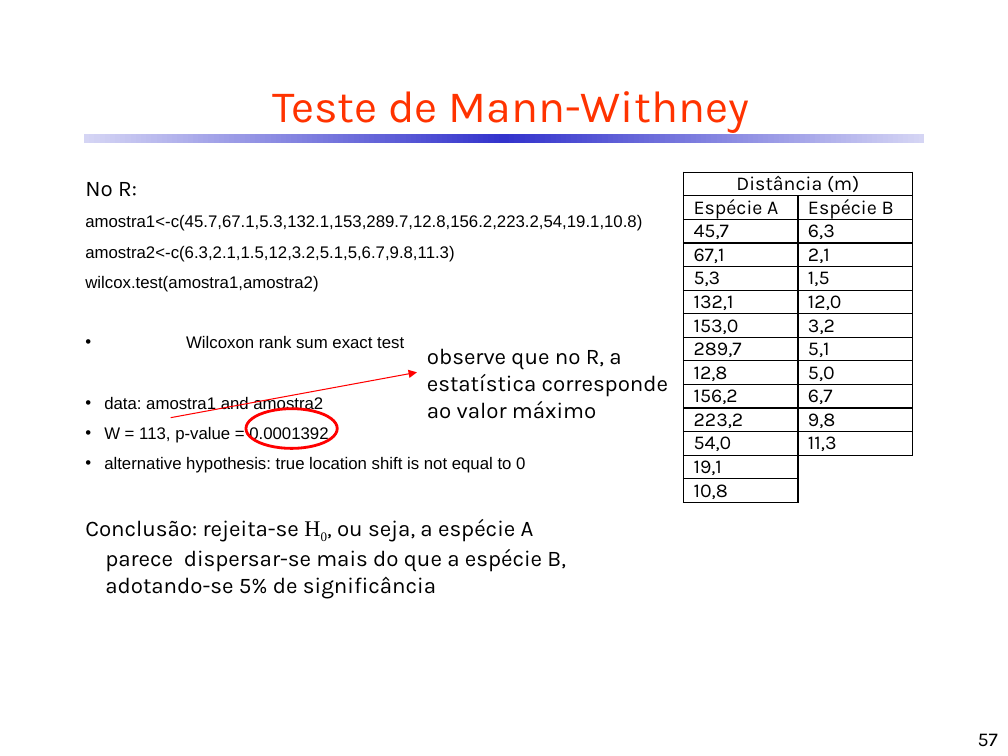
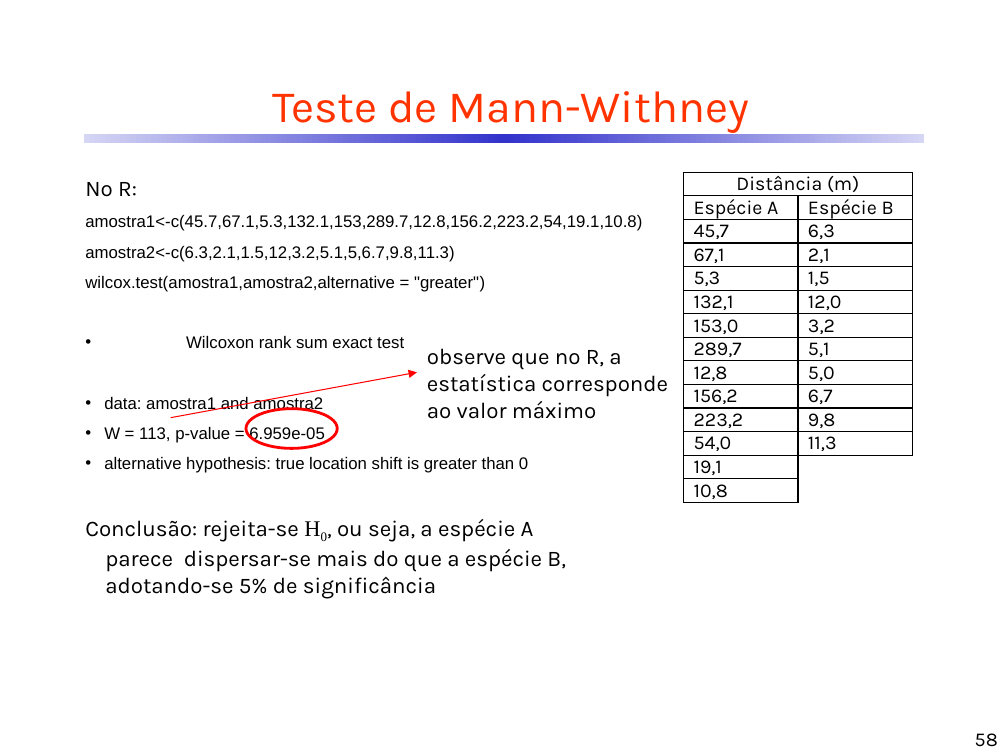
Before and after one commit to CDRenno/Estatistica, a slide deck: slide 58 of ppt/14EstNaoParam.pptx (slide 57 before the commit). Drawn at 1008x756 pixels with LibreOffice and Linux fonts; fonts in the diff are those of the drawing. Boxes give left, top, right and bottom in pixels: in the first picture for what was removed or moved away, otherwise in the second. Text is boxed around its words. In the diff, an @@ line names an element or a change of style, - is before the commit and + after.

```diff
--- a/ppt/14EstNaoParam.pptx
+++ b/ppt/14EstNaoParam.pptx
@@ text at (85,276,485,292): text changed @@
-wilcox.test(amostra1,amostra2)
+wilcox.test(amostra1,amostra2,alternative = "greater")
@@ text at (104,427,528,473): text changed @@
-• W = 113, p-value = 0.0001392
-• alternative hypothesis: true location shift is not equal to 0
+• W = 113, p-value = 6.959e-05
+• alternative hypothesis: true location shift is greater than 0
@@ page number at (975,733,998,747): text changed @@
-57
+58
```
Also in this commit, not shown: 15 other slides changed, 6 slides added, 1 slide removed, 1 other file.
